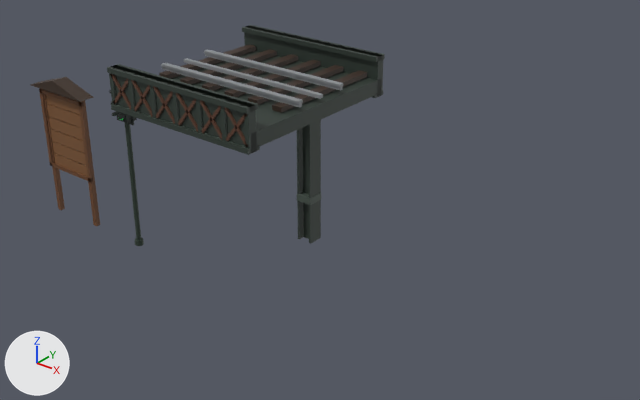
An edit to the Blender file art/street.blend, drawn before and after from the same camera.
Camera for both pictures: a camera (50 mm lens) standing at (11.08, -10.33, 8.88) and looking at (2.08, 0.92, 1.9). Every picture has the same lights, and +X, +Y and +Z are marked at lower left. The first picture is the older version.

Names of what the first picture shows: 'ElColumn', 'ElSpan', 'TrafficSignal', 'WantedBoard'.
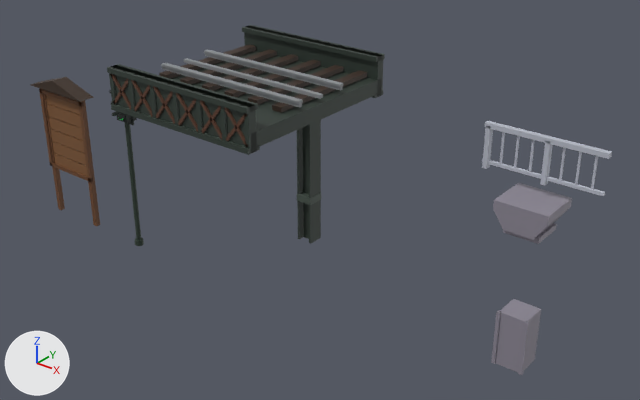
Location of each change, (x1, y1, x2, y2) in pixels of the pictures (640 x 400 px):
'OverpassCap', added
    after: (493, 183, 572, 244)
'OverpassPillar', added
    after: (491, 299, 541, 375)
'OverpassRail', added
    after: (482, 121, 612, 196)

What changed in the scene script:
```text
Add mat_opmetal:
    mat_opmetal = principled_material('opMetal')
    mat_opmetal.base_color = (0.479, 0.503, 0.578)  # light grey #b8bcc8
    mat_opmetal.roughness = 0.6
Add mat_opconcrete:
    mat_opconcrete = principled_material('opConcrete')
    mat_opconcrete.base_color = (0.262, 0.242, 0.296)  # grey #8c8794
    mat_opconcrete.roughness = 0.6
Add me_overpassrail:
    me_overpassrail.from_pydata(...)  # 80 vertices, 60 faces; spans x 0.0..2.0, y 1.35..1.45, z 0.0..0.76
    me_overpassrail.materials.append(mat_opmetal)  # light grey #b8bcc8
Add me_overpasscap:
    me_overpasscap.from_pydata(...)  # 20 vertices, 14 faces; spans x -0.45..0.45, y 0.8..1.6, z -0.55..0.0
    me_overpasscap.materials.append(mat_opconcrete)  # grey #8c8794
Add me_overpasspillar:
    me_overpasspillar.from_pydata(...)  # a box spanning x -0.25..0.25, y 0.95..1.45, z 0.0..1.0; a box spanning x -0.28..-0.22, y 0.92..0.98, z 0.0..1.0; a box spanning x 0.22..0.28, y 0.92..0.98, z 0.0..1.0
    me_overpasspillar.materials.append(mat_opconcrete)  # grey #8c8794
Add ob_overpassrail:
    ob_overpassrail = bpy.data.objects.new('OverpassRail', me_overpassrail)
    ob_overpassrail.location = (5.0, 0.0, 3.2)
Add ob_overpasscap:
    ob_overpasscap = bpy.data.objects.new('OverpassCap', me_overpasscap)
    ob_overpasscap.location = (6.0, 0.0, 3.0)
Add ob_overpasspillar:
    ob_overpasspillar = bpy.data.objects.new('OverpassPillar', me_overpasspillar)
    ob_overpasspillar.location = (6.0, 0.0, 0.0)
```
